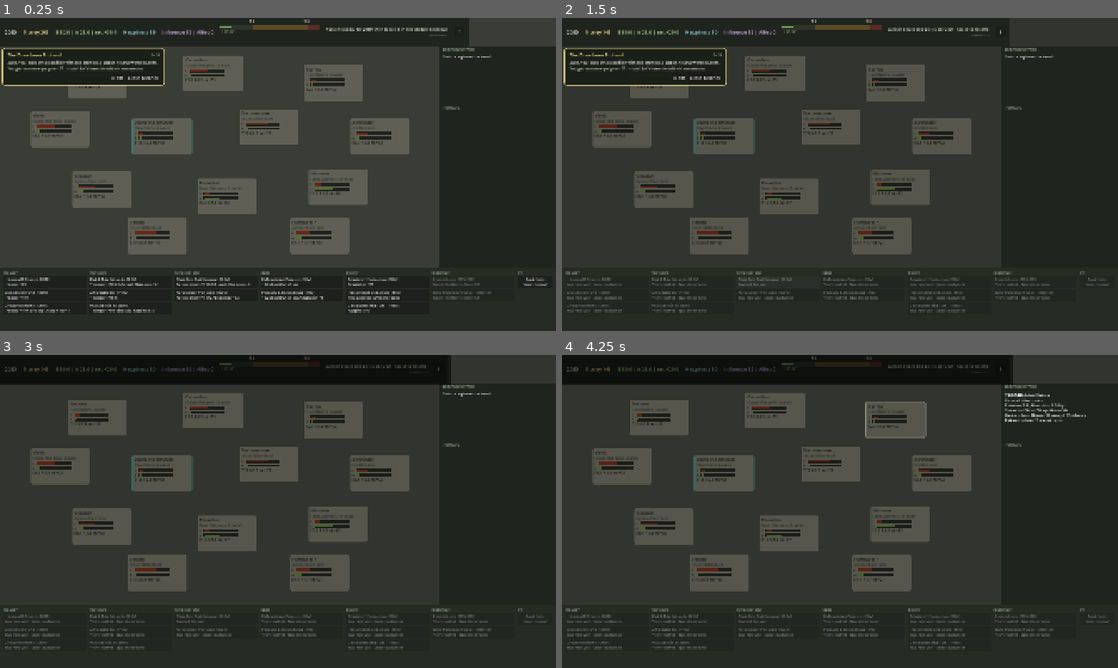
Above: before the commit, frames 1-4 (two rows, left to right).
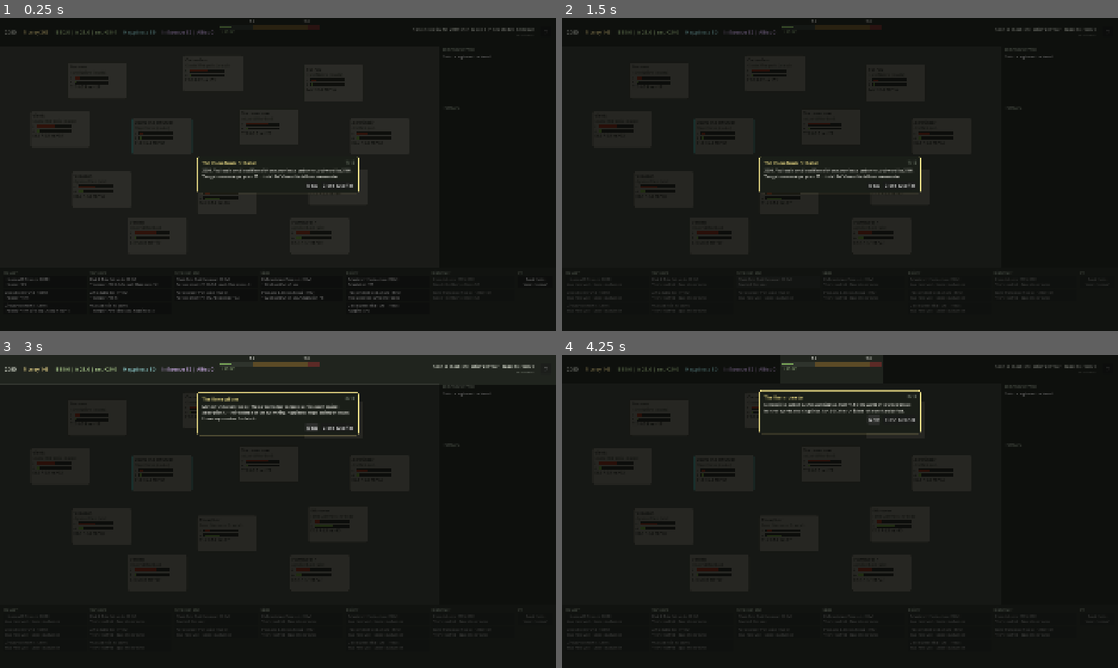
Above: after the commit, the same moments.

Repository: ekhau/DrawdownProtocol
Game: Godot game, scene res://scenes/main.tscn
Two runs of this game, one before a commit and one after it. Both use one fixed random seed, a clock stepped at 60 frames per second and the inputs below.
Inputs (mouse positions are in pixels of both pictures, inside the frame that each line leads up to):
- Up to frame 1 (0.25 s): no input
- Up to frame 2 (1.5 s): click "Plant-Rich Diet Campaign [60M…" at 0.5 s; click "Plant-Rich Diet Campaign [60M…" at 1.25 s
- Up to frame 3 (3 s): click "Plant-Rich Diet Campaign [60M…" at 2 s; click "Next" at 2.75 s
- Up to frame 4 (4.25 s): click (873, 426) at 3.5 s, where only the run after the commit has a clickable "Next"

The runs differ from the first frame. In frame 1, 57% of the frame differs, in the area x 0-100%, y 0-95%; in frame 2, 56%; in frame 3, 56%; in frame 4, 57%.

Commit message:
Fix tutorial display

Diff:
--- a/src/scripts/main.gd
+++ b/src/scripts/main.gd
@@ -41,7 +41,7 @@
 	print(v.report())
 	var label := Label.new()
 	label.text = "CONTENT VALIDATION FAILED - the run refuses to start.\n\n" + v.report()
-	label.set_anchors_preset(Control.PRESET_FULL_RECT)
+	label.set_anchors_and_offsets_preset(Control.PRESET_FULL_RECT)
 	label.horizontal_alignment = HORIZONTAL_ALIGNMENT_CENTER
 	label.vertical_alignment = VERTICAL_ALIGNMENT_CENTER
 	add_child(label)
--- a/src/scripts/ui/banner_layer.gd
+++ b/src/scripts/ui/banner_layer.gd
@@ -14,7 +14,7 @@
 
 
 func _ready() -> void:
-	set_anchors_preset(Control.PRESET_FULL_RECT)
+	set_anchors_and_offsets_preset(Control.PRESET_FULL_RECT)
 	mouse_filter = Control.MOUSE_FILTER_IGNORE
 	_panel = PanelContainer.new()
 	_style = StyleBoxFlat.new()
--- a/src/scripts/ui/hud_top_bar.gd
+++ b/src/scripts/ui/hud_top_bar.gd
@@ -23,7 +23,7 @@
 	style.content_margin_top = 6.0
 	style.content_margin_bottom = 6.0
 	add_theme_stylebox_override("panel", style)
-	set_anchors_preset(Control.PRESET_TOP_WIDE)
+	set_anchors_and_offsets_preset(Control.PRESET_TOP_WIDE)
 	custom_minimum_size = Vector2(0, 96)
 
 	var row := HBoxContainer.new()
--- a/src/scripts/ui/tutorial_layer.gd
+++ b/src/scripts/ui/tutorial_layer.gd
@@ -14,6 +14,8 @@
 const DIM := Color(0.0, 0.0, 0.0, 0.55)
 const SPOT_MARGIN := 8.0
 const OUTLINE := Color("f2e28a")
+const PANEL_MARGIN := 12.0  # minimum clearance to every viewport edge
+const PANEL_GAP := 24.0     # clearance between the panel and the spotlight
 
 var steps: Array = []
 var index: int = -1
@@ -35,7 +37,7 @@
 
 
 func _ready() -> void:
-	set_anchors_preset(Control.PRESET_FULL_RECT)
+	set_anchors_and_offsets_preset(Control.PRESET_FULL_RECT)
 	mouse_filter = Control.MOUSE_FILTER_IGNORE  # never block the real controls
 	visible = false
 	var parsed: Variant = JSON.parse_string(FileAccess.get_file_as_string(TUTORIAL_PATH))
@@ -175,22 +177,40 @@
 
 
 func _place_panel() -> void:
-	# Keep the panel clear of the spotlight: below the top bar when the target
-	# sits low on screen, above the card tray otherwise.
-	await get_tree().process_frame  # let the panel compute its size
+	await get_tree().process_frame  # let the panel re-layout for the new text
+	if not active:
+		return
+	var margin := PANEL_MARGIN
+	var gap := PANEL_GAP
+	# The layer is full-rect over the viewport; fall back to the viewport rect
+	# if layout has not resolved yet (belt and braces for the 0-size case).
+	var view := size
+	if view.x < 2.0 or view.y < 2.0:
+		view = get_viewport_rect().size
 	var panel_size := _panel.size
-	var x := (size.x - panel_size.x) / 2.0
-	var low_target := _has_target and _target_rect.get_center().y >= size.y * 0.5
-	var y := 120.0 if low_target else size.y - 240.0 - panel_size.y
+	var x := (view.x - panel_size.x) / 2.0
+	var y := (view.y - panel_size.y) / 2.0  # default: dead center (no target)
 	if _has_target:
-		# Nudge horizontally off the spotlight when they would overlap.
+		# Place adjacent to the spotlight, on its roomier vertical side;
+		# fall back to screen center when neither side can fit the panel.
+		var above_space := _target_rect.position.y
+		var below_space := view.y - _target_rect.end.y
+		if _target_rect.get_center().y < view.y * 0.5 and below_space >= panel_size.y + gap + margin:
+			y = _target_rect.end.y + gap
+		elif above_space >= panel_size.y + gap + margin:
+			y = _target_rect.position.y - panel_size.y - gap
+		elif below_space >= panel_size.y + gap + margin:
+			y = _target_rect.end.y + gap
+		# Nudge horizontally off narrow spotlights when they would overlap.
 		var candidate := Rect2(Vector2(x, y), panel_size)
-		if candidate.intersects(_target_rect) and _target_rect.size.x < size.x * 0.6:
-			x = _target_rect.position.x - panel_size.x - 24.0
-			if x < 8.0:
-				x = _target_rect.end.x + 24.0
-	_panel.position = Vector2(clampf(x, 8.0, size.x - panel_size.x - 8.0),
-		clampf(y, 104.0, size.y - panel_size.y - 8.0))
+		if candidate.intersects(_target_rect) and _target_rect.size.x < view.x * 0.6:
+			var left_x := _target_rect.position.x - panel_size.x - gap
+			x = left_x if left_x >= margin else _target_rect.end.x + gap
+	# Safety net: always fully inside the viewport, whatever was chosen above.
+	# maxf guards the min>max inversion when the panel is larger than the view.
+	x = clampf(x, margin, maxf(margin, view.x - panel_size.x - margin))
+	y = clampf(y, margin, maxf(margin, view.y - panel_size.y - margin))
+	_panel.position = Vector2(x, y)
 
 
 func _draw() -> void:
--- a/src/scripts/ui/vignette.gd
+++ b/src/scripts/ui/vignette.gd
@@ -10,7 +10,7 @@
 
 
 func _ready() -> void:
-	set_anchors_preset(Control.PRESET_FULL_RECT)
+	set_anchors_and_offsets_preset(Control.PRESET_FULL_RECT)
 	mouse_filter = Control.MOUSE_FILTER_IGNORE
 	for i in 4:
 		var rect := ColorRect.new()
--- a/src/tests/_ui_smoke.gd
+++ b/src/tests/_ui_smoke.gd
@@ -152,11 +152,25 @@
 	if not main.tutorial.active:
 		print("FAIL: tutorial did not re-open")
 		errors += 1
+	# Regression guard for the 0-size layer bug: the overlay must span the view.
+	if main.tutorial.size.x < 100.0 or main.tutorial.size.y < 100.0:
+		print("FAIL: tutorial layer has no size (%s) - anchor layout broken" % main.tutorial.size)
+		errors += 1
 	var visited := 0
 	var guard := 40
 	while main.tutorial.active and guard > 0:
 		guard -= 1
 		visited += 1
+		# Let _place_panel's awaited layout frame resolve, then assert the
+		# explainer panel is fully inside the viewport at EVERY step.
+		await process_frame
+		await process_frame
+		var prect := Rect2(main.tutorial._panel.position, main.tutorial._panel.size)
+		var vrect := Rect2(Vector2.ZERO, main.tutorial.size)
+		if not vrect.encloses(prect):
+			print("FAIL: step %s panel %s outside viewport %s" % [
+				main.tutorial.current_step_id(), prect, vrect])
+			errors += 1
 		var step: Dictionary = main.tutorial.steps[main.tutorial.index]
 		var advance: Dictionary = step.get("advance", {})
 		if String(advance.get("type", "")) == "next":
